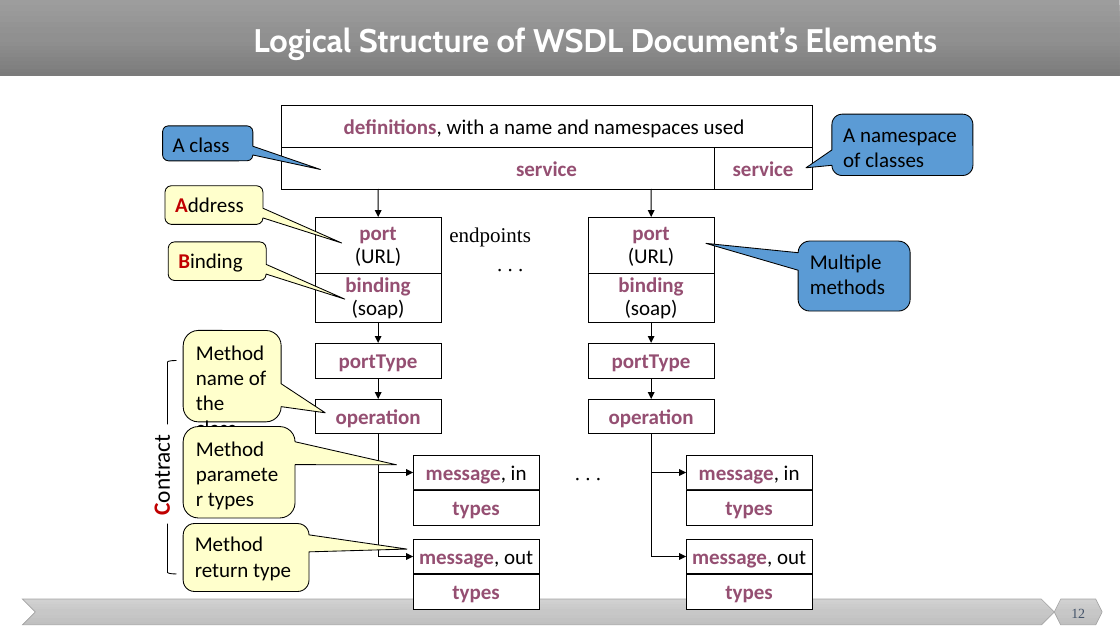
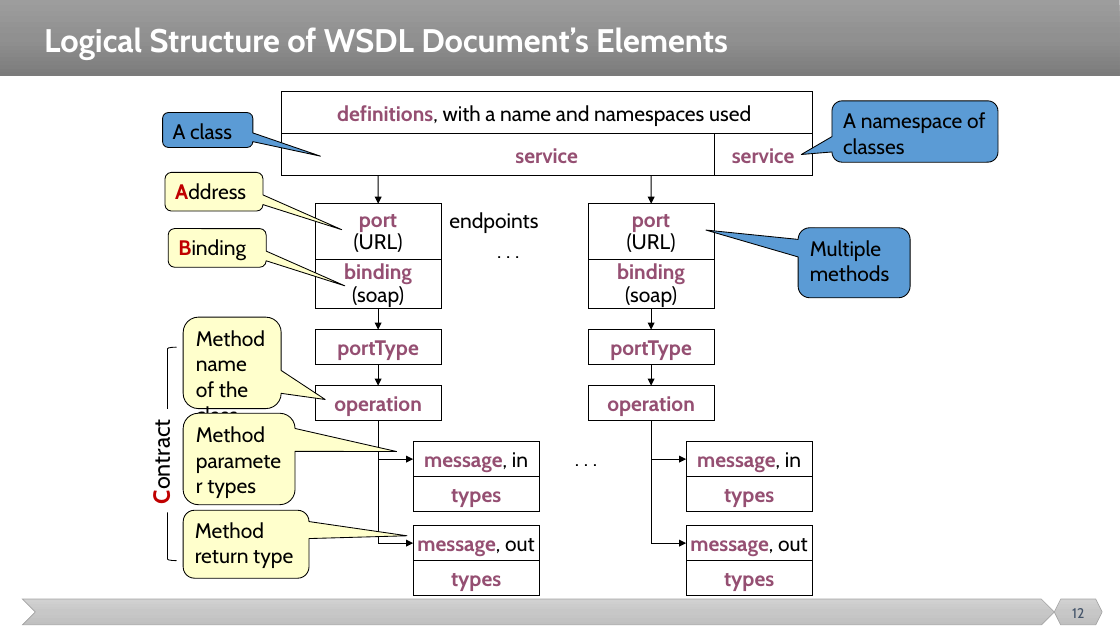
Before and after one commit to malenezi/malenezi, a slide deck: slide 12 of SE495/Lectures/5-SOA/Service-Oriented Software Development.pptx. Drawn at 1120x630 pixels with LibreOffice and Linux fonts; fonts in the diff are those of the drawing. Boxes give left, top, right and bottom in pixels: in the first picture for what was removed or moved away, otherwise in the second. Text is boxed around its words. In the diff, an @@ line names an element or a change of style, - is before the commit and + after.

```diff
--- a/SE495/Lectures/5-SOA/Service-Oriented Software Development.pptx
+++ b/SE495/Lectures/5-SOA/Service-Oriented Software Development.pptx
@@ title "Logical Structure of WSDL Document’s ..." moved from (x1=253, y1=27, x2=937, y2=60) to (x1=44, y1=27, x2=728, y2=60) @@
@@ font Calibri to Cabin in 28 elements at (x1=183, y1=318, x2=281, y2=409), (x1=281, y1=134, x2=812, y2=176), (x1=315, y1=203, x2=441, y2=260), (x1=315, y1=260, x2=441, y2=308), (x1=315, y1=329, x2=441, y2=365), (x1=315, y1=386, x2=441, y2=421), (x1=413, y1=442, x2=539, y2=477), (x1=413, y1=560, x2=539, y2=596), (x1=413, y1=476, x2=539, y2=512), (x1=413, y1=526, x2=539, y2=561), (x1=588, y1=203, x2=714, y2=260), (x1=588, y1=260, x2=714, y2=308), (x1=281, y1=92, x2=812, y2=134), (x1=588, y1=329, x2=714, y2=365), (x1=588, y1=386, x2=714, y2=421), (x1=686, y1=442, x2=812, y2=477), (x1=686, y1=560, x2=812, y2=596), (x1=686, y1=476, x2=812, y2=512), (x1=686, y1=526, x2=812, y2=561), (x1=798, y1=228, x2=910, y2=297), (x1=183, y1=413, x2=295, y2=505), (x1=183, y1=510, x2=309, y2=578), (x1=714, y1=134, x2=812, y2=176), (x1=163, y1=113, x2=253, y2=148), (x1=165, y1=172, x2=263, y2=211), (x1=168, y1=229, x2=266, y2=267), (x1=142, y1=410, x2=179, y2=513), (x1=832, y1=101, x2=998, y2=162) @@
@@ rounded speech box "A namespace of classes" resized from (x1=832, y1=114, x2=973, y2=176) to (x1=832, y1=101, x2=998, y2=162) @@
@@ text "endpoints" moved from (x1=449, y1=227, x2=531, y2=246) to (x1=449, y1=212, x2=538, y2=233) @@
@@ rounded speech box "Method name of the class" moved from (x1=183, y1=330, x2=281, y2=422) to (x1=183, y1=318, x2=281, y2=409) @@
@@ rectangle "Contract" resized from (x1=142, y1=424, x2=179, y2=523) to (x1=142, y1=410, x2=179, y2=513) @@
@@ font Times New Roman to Cabin in 4 elements at (x1=1072, y1=608, x2=1084, y2=618), (x1=449, y1=212, x2=538, y2=233), (x1=489, y1=233, x2=532, y2=266), (x1=566, y1=442, x2=609, y2=476) @@
@@ 19 rectangles, 6 rounded speech boxes, 6 arrows, 4 elbow arrows, 2 texts, 1 left brace moved together from (x1=159, y1=105, x2=910, y2=609) to (x1=159, y1=92, x2=910, y2=596) @@
```
Also in this commit, not shown: 20 other slides changed, 6 other files.
